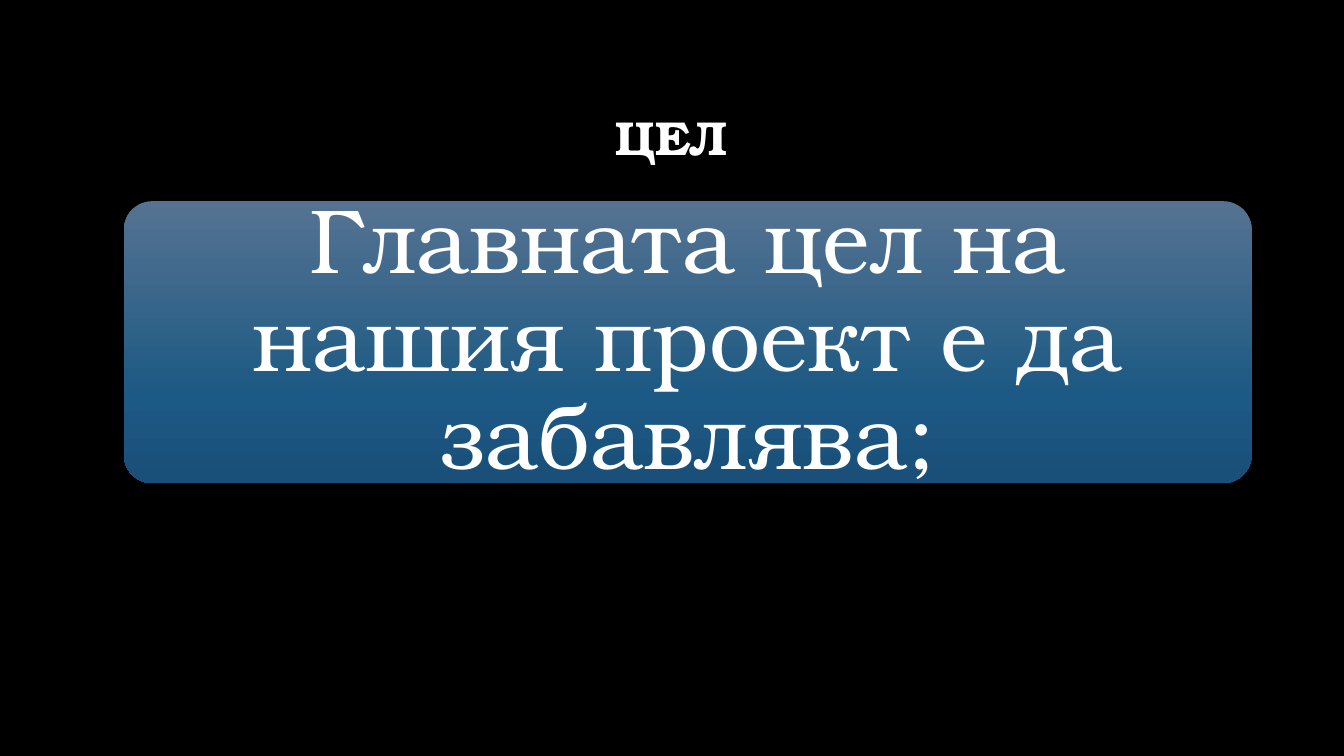
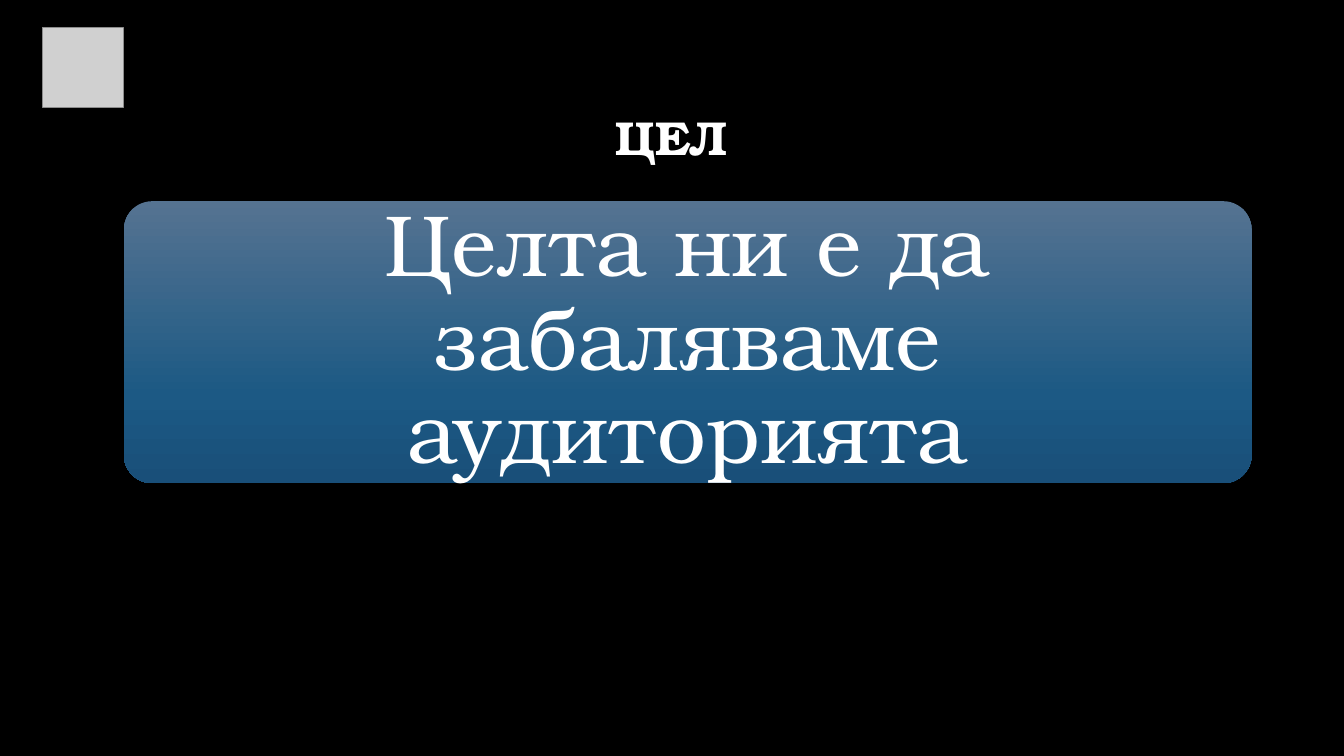
Before and after one commit to IYNazarenko19/ChatBot-OK-, a slide deck: slide 3 of chat-bot-OK_Presentation.pptx. Drawn at 1344x756 pixels with LibreOffice and Linux fonts; fonts in the diff are those of the drawing; grey boxes stand for pictures; background and template pictures are left out. Boxes give left, top, right and bottom in pixels: in the first picture for what was removed or moved away, otherwise in the second. Text is boxed around its words. In the diff, an @@ line names an element or a change of style, - is before the commit and + after.

```diff
--- a/chat-bot-OK_Presentation.pptx
+++ b/chat-bot-OK_Presentation.pptx
@@ picture added at (42,27,123,108) @@
@@ text at (385,198,991,486): text changed; size 65 to 62 pt @@
-Главната цел на нашия проект е да забавлява;
+Целта ни е да забаляваме аудиторията
```
Also in this commit, not shown: 5 other slides changed, 1 slide added.
